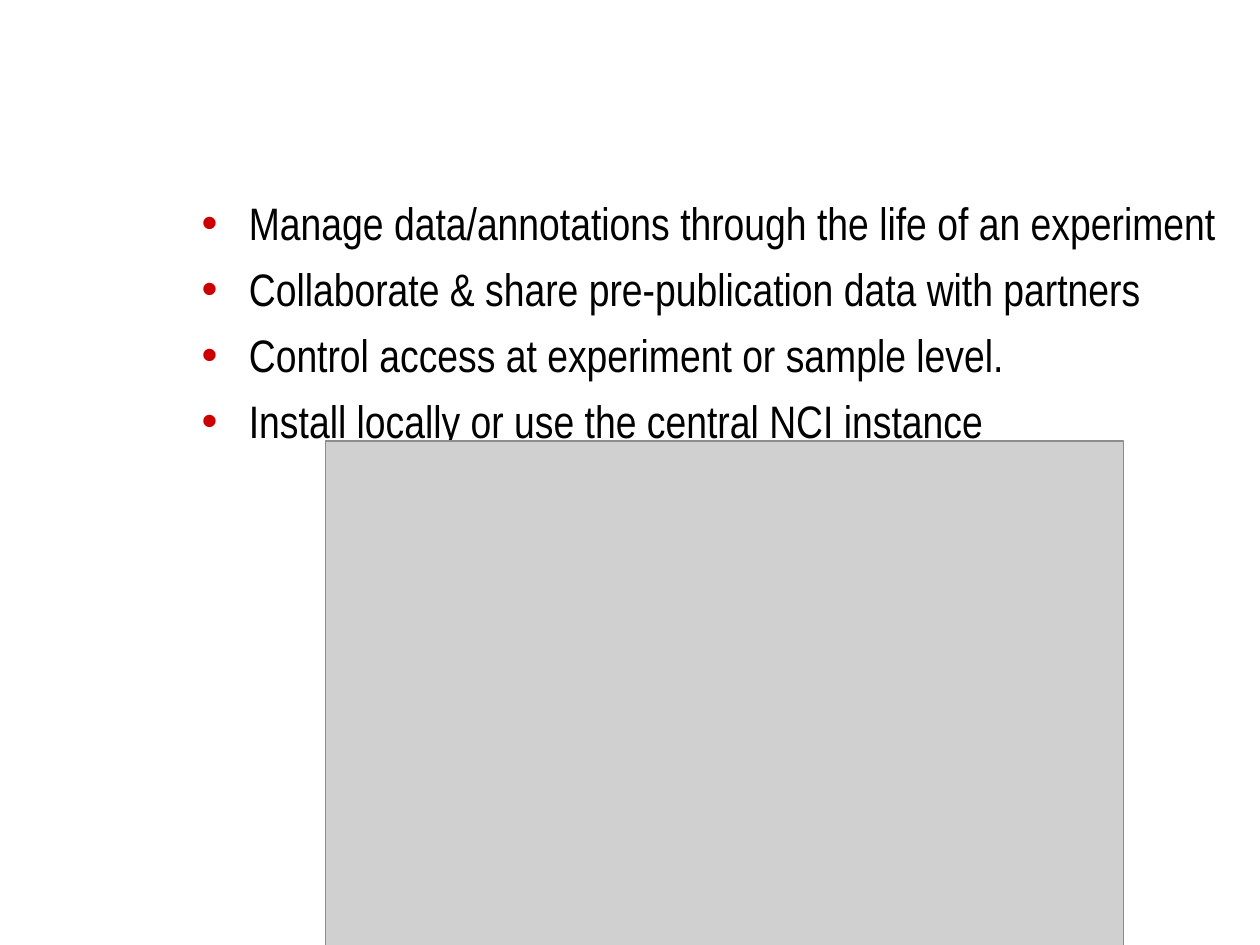
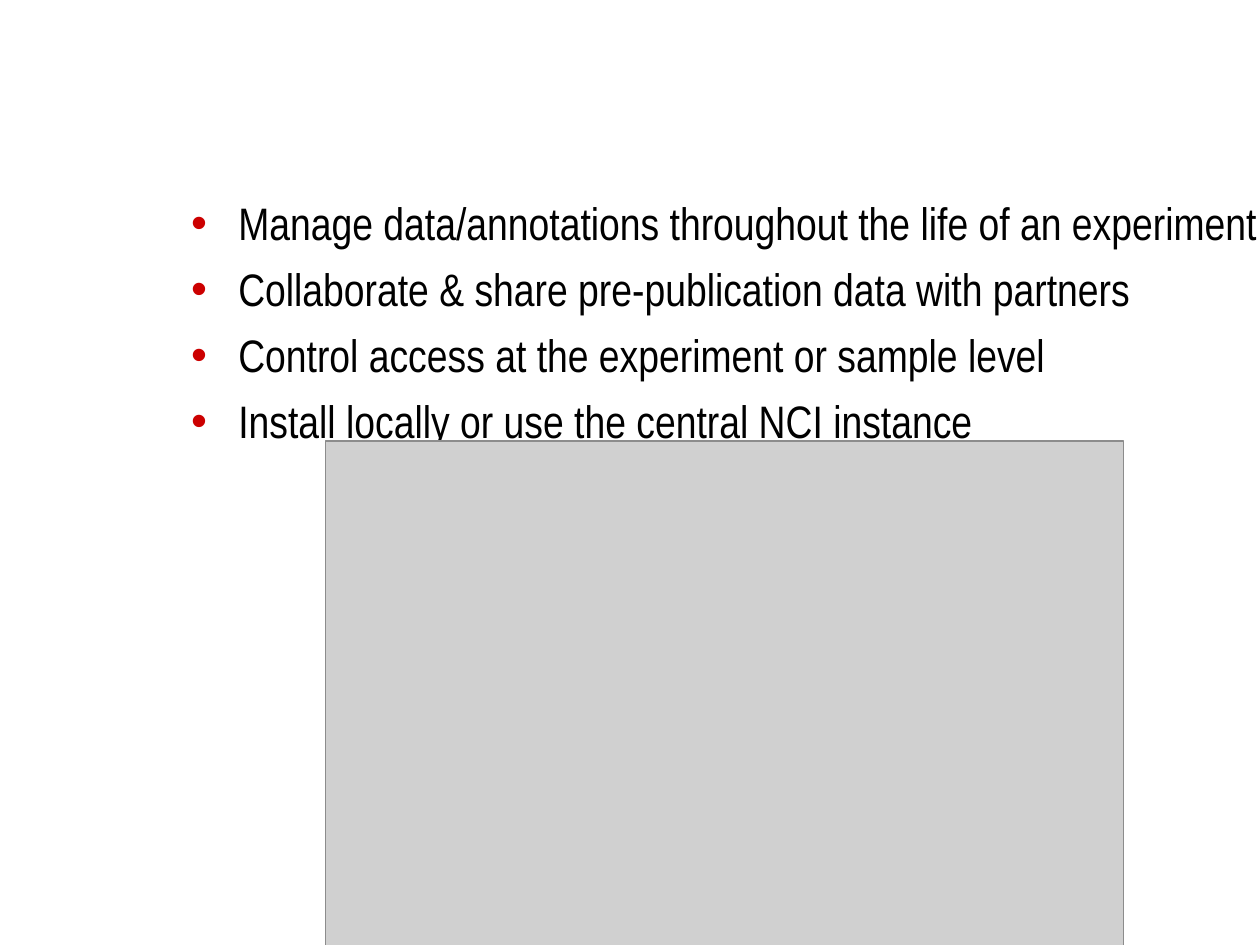
Before and after one commit to NCIP/caarray-docs, a slide deck: slide 3 of project_management/open_meetings/ICR_WS_Meeting_2010_08_11.ppt. Drawn at 1260x945 pixels with LibreOffice and Linux fonts; fonts in the diff are those of the drawing; grey boxes stand for pictures; background and template pictures are left out. Boxes give left, top, right and bottom in pixels: in the first picture for what was removed or moved away, otherwise in the second. Text is boxed around its words. In the diff, an @@ line names an element or a change of style, - is before the commit and + after.

```diff
--- a/project_management/open_meetings/ICR_WS_Meeting_2010_08_11.ppt
+++ b/project_management/open_meetings/ICR_WS_Meeting_2010_08_11.ppt
@@ text "Manage data/annotations throughout the life ...": place and size @@
-text "Manage data/annotations throughout the life ..." at box(249, 207, 1216, 447)
+text "Manage data/annotations throughout the life ..." at box(238, 207, 1257, 447)
@@ text at box(238, 207, 1257, 249): text changed @@
-• Manage data/annotations through the life of an experiment
+• Manage data/annotations throughout the life of an experiment
@@ text at box(238, 339, 1045, 381): text changed @@
-• Control access at experiment or sample level.
+• Control access at the experiment or sample level
```
Also in this commit, not shown: 1 other slide changed.
